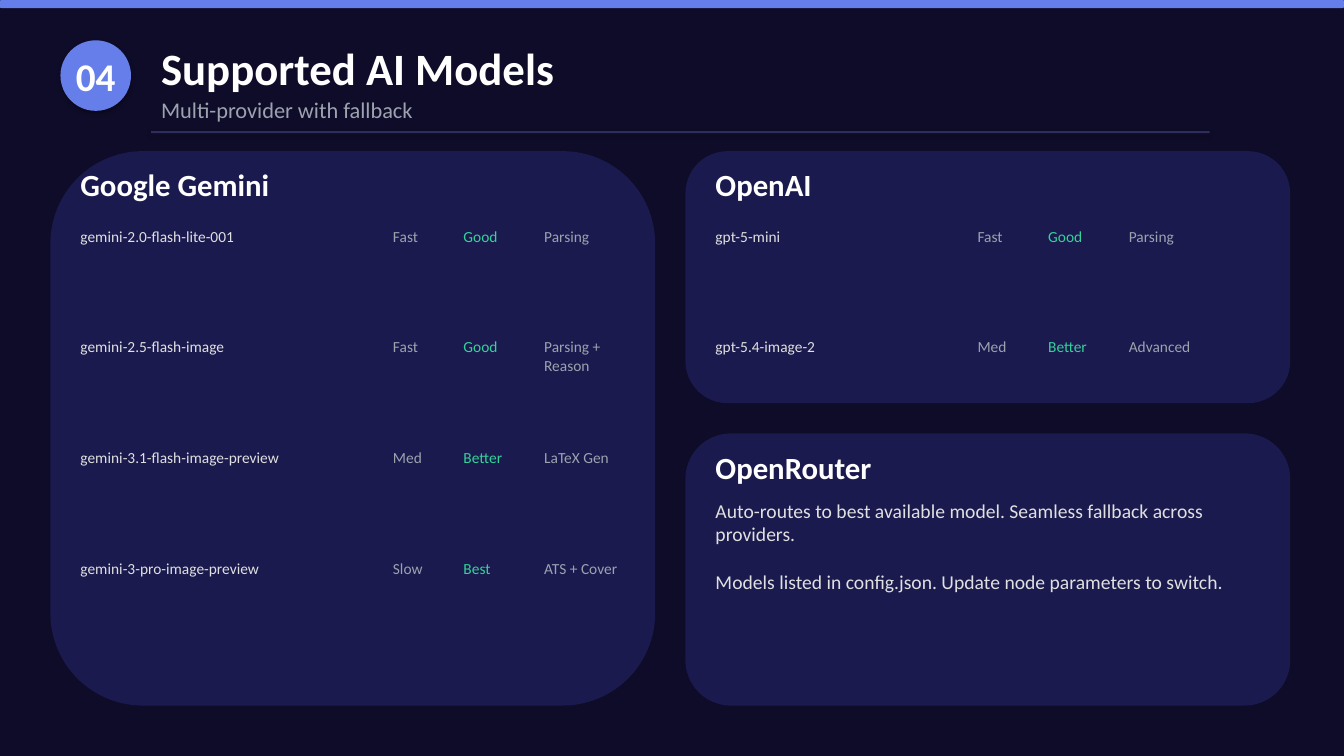
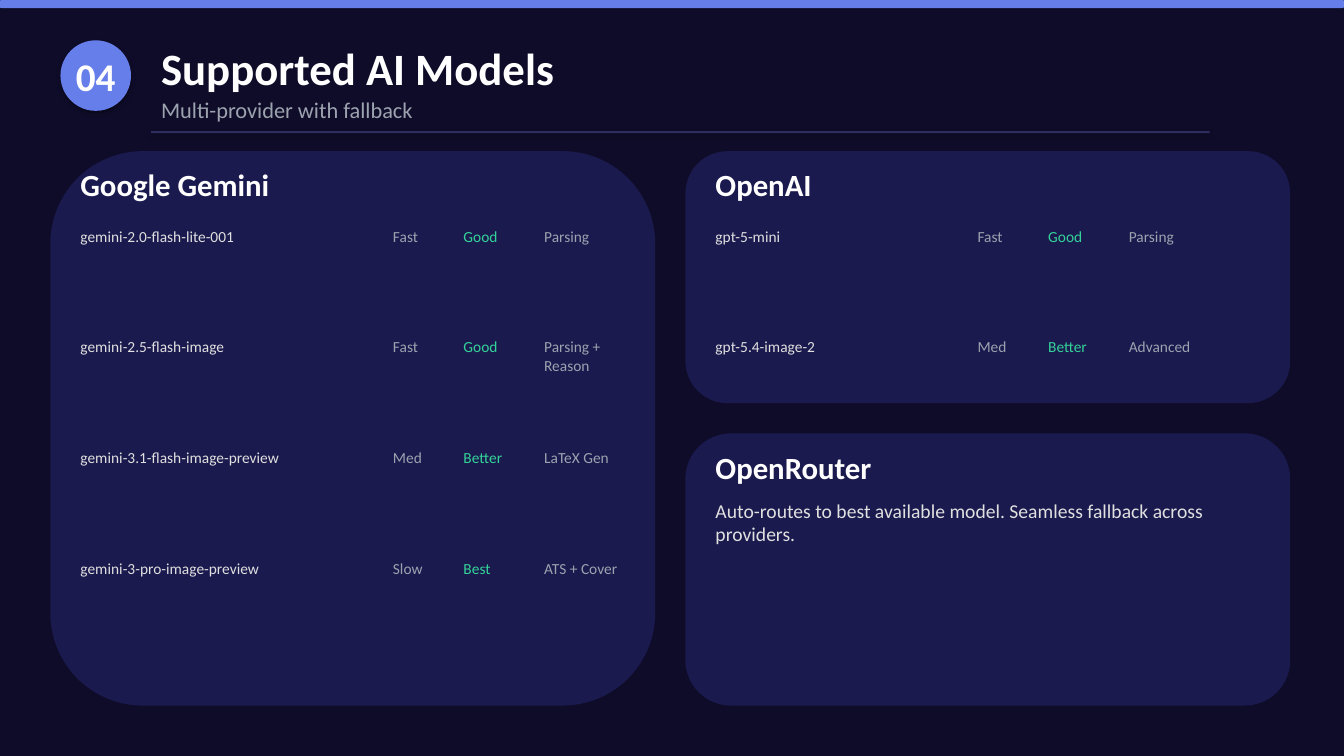
Before and after one commit to nitinkumar30/aiResumeOptimizer, a slide deck: slide 5 of AI_Resume_Optimizer_Presentation.pptx. Drawn at 1344x756 pixels with LibreOffice and Linux fonts; fonts in the diff are those of the drawing. Boxes give left, top, right and bottom in pixels: in the first picture for what was removed or moved away, otherwise in the second. Text is boxed around its words. In the diff, an @@ line names an element or a change of style, - is before the commit and + after.

```diff
--- a/AI_Resume_Optimizer_Presentation.pptx
+++ b/AI_Resume_Optimizer_Presentation.pptx
@@ text at bbox=[715, 504, 1203, 544]: text changed @@
-Auto-routes to best available model. Seamless fallback across providers.
-Models listed in config.json. Update node parameters to switch.
+Auto-routes to best available model. Seamless fallback across providers.
```
Also in this commit, not shown: 4 other slides changed, 1 slide added, 1 slide removed, 2 other files.
